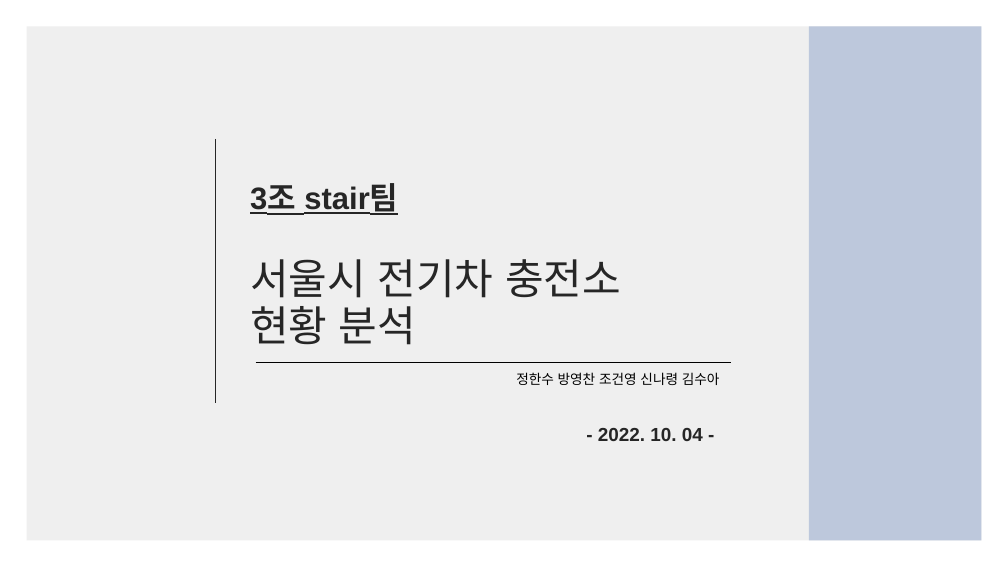
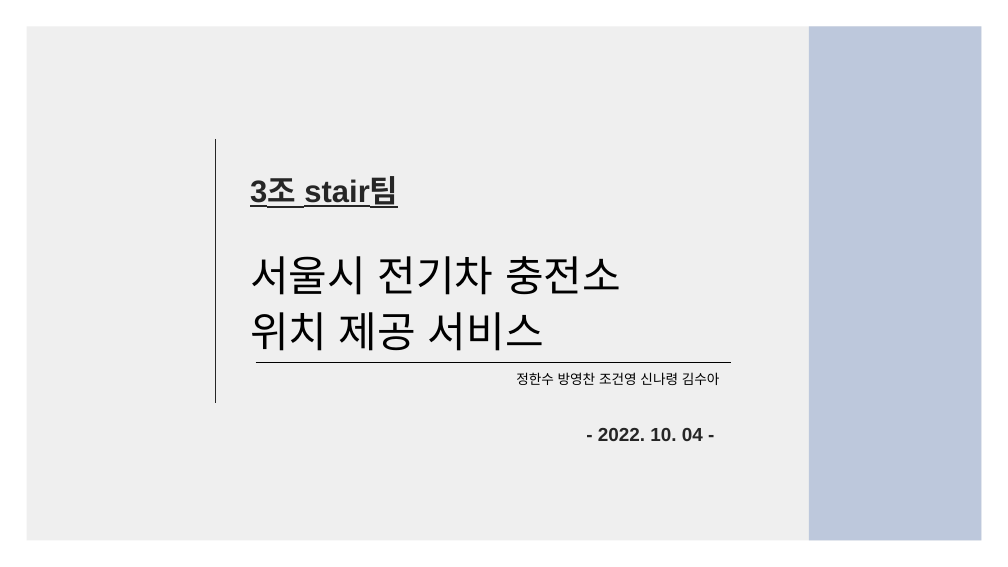
Before and after one commit to knudatascientists/Team3_stair, a slide deck: slide 1 of 제출물/3조 프로젝트 계획서(전기차).pptx. Drawn at 1008x567 pixels with LibreOffice and Linux fonts; fonts in the diff are those of the drawing. Boxes give left, top, right and bottom in pixels: in the first picture for what was removed or moved away, otherwise in the second. Text is boxed around its words. In the diff, an @@ line names an element or a change of style, - is before the commit and + after.

```diff
--- a/제출물/3조 프로젝트 계획서(전기차).pptx
+++ b/제출물/3조 프로젝트 계획서(전기차).pptx
@@ text at (250,256,621,295): text colour #262626 to #000000 in "서울시 전기차 충전소"; line spacing 0.8 to 1; less space between paragraphs @@
@@ text at (250,312,544,351): text changed; text colour #262626 to #000000 @@
-현황 분석
+위치 제공 서비스
```
Also in this commit, not shown: 7 other slides changed, 2 slides added, 5 other files.
